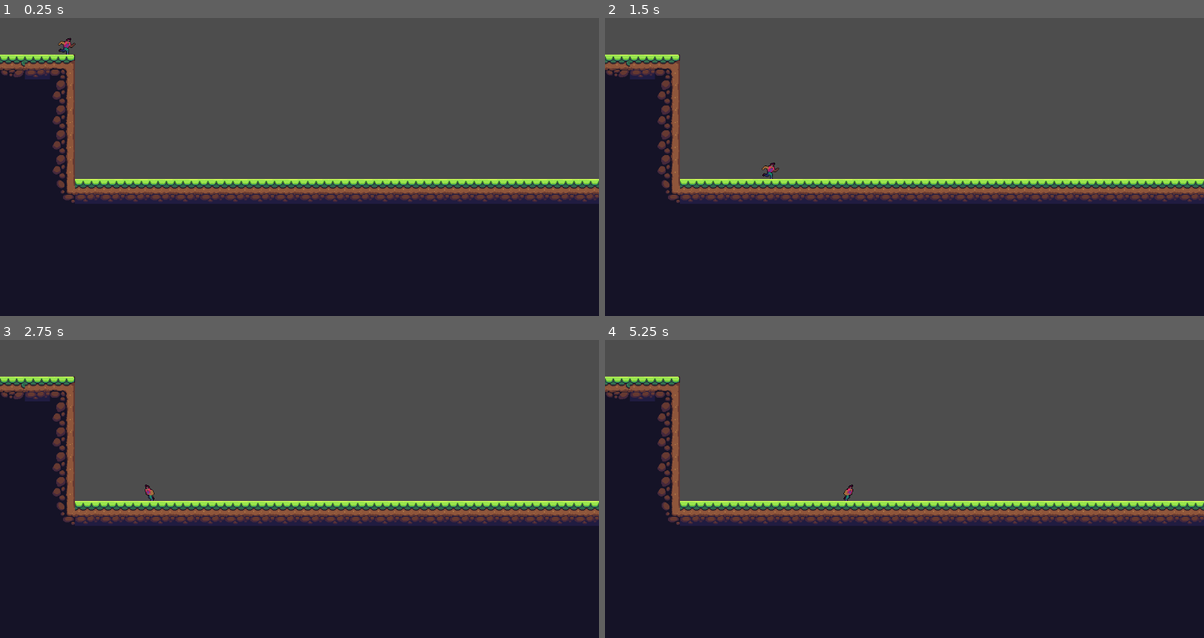
Above: before the commit, frames 1-4 (two rows, left to right).
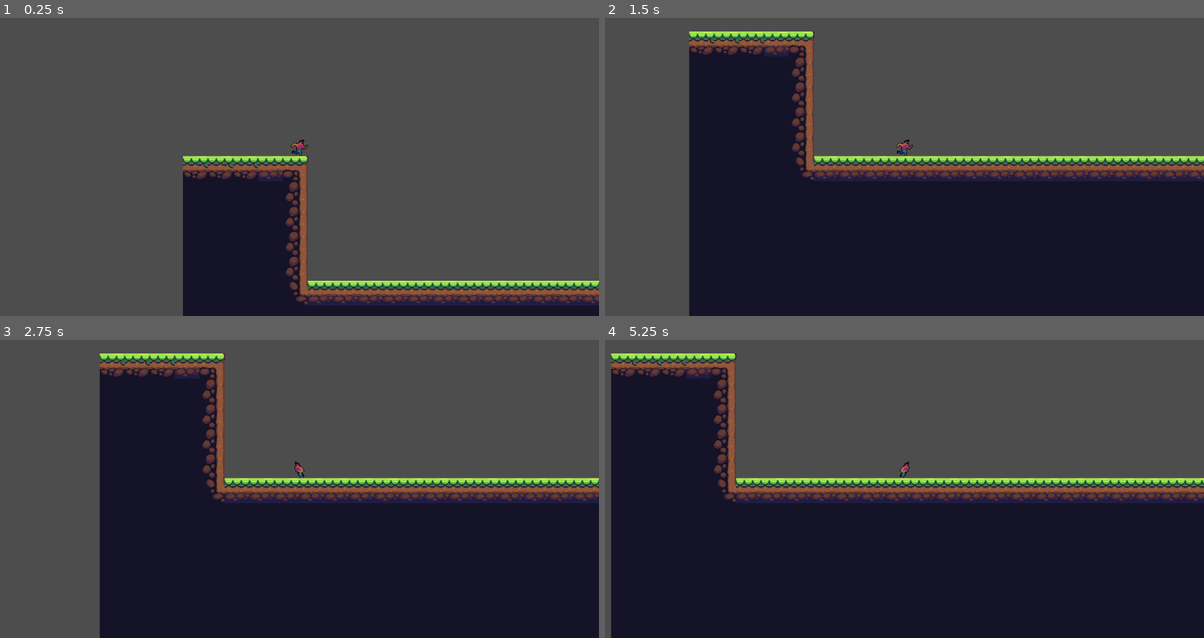
Above: after the commit, the same moments.

Repository: Arfitale/GameDevS01E01
Game: Godot game, scene res://scene/level/level_template.tscn
Same seed, same stepped clock (60 frames per second), same inputs: the game is played once before the commit and once after it.
Inputs:
- Up to frame 1 (0.25 s): no input
- Up to frame 2 (1.5 s): tap Enter at 0.5 s; hold Right (move_right) from 0.53 s (still down); tap Up (jump) at 0.77 s
- Up to frame 3 (2.75 s): tap Up (jump) at 1.52 s; release Right (move_right) at 2.03 s; hold Left (move_left) from 2.03 s (still down)
- Up to frame 4 (5.25 s): release Left (move_left) at 2.78 s; hold Right (move_right) 2.78-4.28 s; tap Up (jump) at 3.02, 3.77, 4.52 s; hold Left (move_left) 4.28-5.03 s; hold Right (move_right) from 5.03 s (still down)

The runs differ from the first frame. In frame 1, 44% of the frame differs, in the area x 0-100%, y 6-100%; in frame 2, 34%; in frame 3, 35%; in frame 4, 21%.

Commit message:
add camera to player

Diff:
--- a/scene/character/player/biker.tscn
+++ b/scene/character/player/biker.tscn
@@ -65,5 +65,7 @@
 frame = 2
 frame_progress = 0.296152
 
-[node name="CollisionShape2D" type="CollisionShape2D" parent="."]
+[node name="CollisionShape" type="CollisionShape2D" parent="."]
 shape = SubResource("RectangleShape2D_21p5o")
+
+[node name="Camera" type="Camera2D" parent="."]
--- a/scene/character/player/template.tscn
+++ b/scene/character/player/template.tscn
@@ -18,3 +18,5 @@
 [node name="CollisionShape" type="CollisionShape2D" parent="."]
 position = Vector2(-31.5, 32)
 shape = SubResource("RectangleShape2D_7wqpe")
+
+[node name="Camera" type="Camera2D" parent="."]
